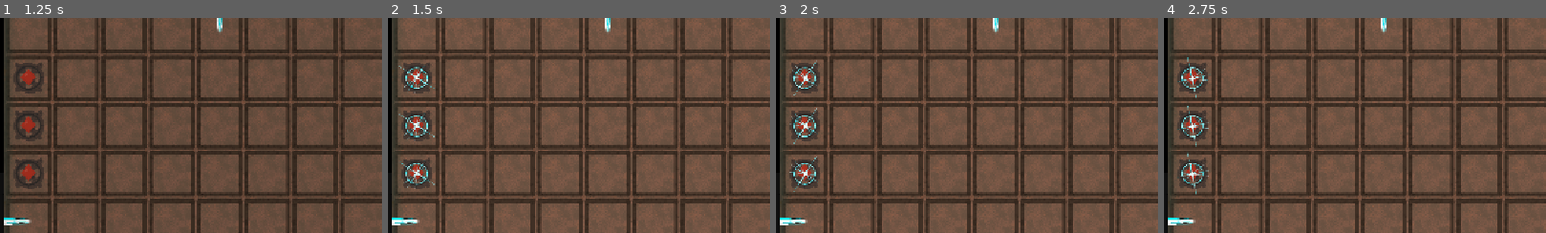
Above: before the commit, frames 1-4 (left to right).
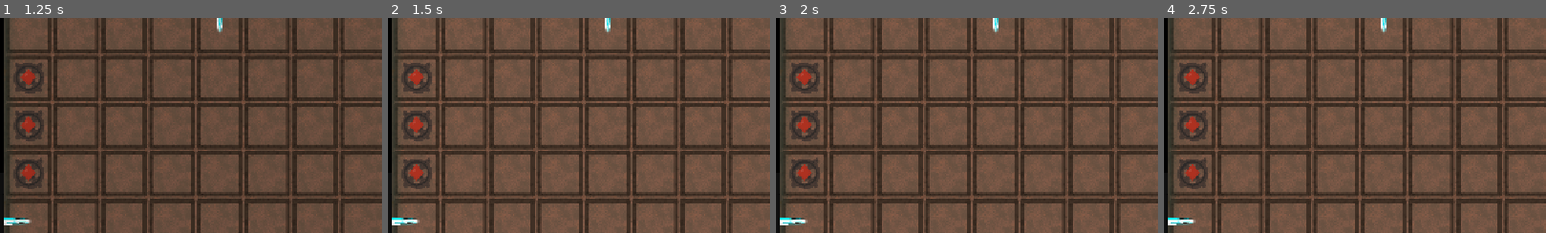
Above: after the commit, the same moments.

Repository: Wallted/ldjam-60
Game: Godot game, scene res://main.tscn
Same seed, same stepped clock (60 frames per second), same inputs: the game is played once before the commit and once after it.
Inputs (mouse positions are % of the whole screen's width and height, from its top left):
- Up to frame 1 (1.25 s): click "PLAY" at 0.5 s
- Up to frame 2 (1.5 s): move the mouse to (72, 45) at 1.27 s; hold W from 1.28 s (still down); tap R (rotate) at 1.35 s; click (72, 45) at 1.42 s
- Up to frame 3 (2 s): keep holding W
- Up to frame 4 (2.75 s): move the mouse to (3, 17) at 2.02 s; release W at 2.03 s; tap T at 2.1 s; click (3, 17) at 2.17 s
The pictures show only the part of the screen within x 21-71%, y 3-53%; the shares and areas given below are measured in that part.

Frame 1 is identical in both runs. In frame 2, 0.7% of the frame differs, in the area x 2-13%, y 22-80%; in frame 3, 0.7%; in frame 4, 0.8%, in the area x 3-12%, y 18-83%.

Commit message:
rand fix
Signed-off-by: Grzegorz Choinski <grzegorzchoinski97@gmail.com>

Diff:
--- a/game/tile.gd
+++ b/game/tile.gd
@@ -84,7 +84,7 @@
 	if _active:
 		active_gateway.visible = true
 	else:
-		active_gateway.visible = true
+		active_gateway.visible = false
 
 func enable_rock(_rock: Rock) -> void:
 	var rock = Sprite2D.new()
--- a/main.tscn
+++ b/main.tscn
@@ -190,7 +190,7 @@
 grow_horizontal = 2
 grow_vertical = 2
 theme_override_font_sizes/font_size = 30
-text = "PROCEED"
+text = "SKIP"
 
 [node name="PathSegmentHeadMasterWorkaroundAnimatorSingleton" parent="." unique_id=178939412 instance=ExtResource("5_lquwl")]
 visible = false
